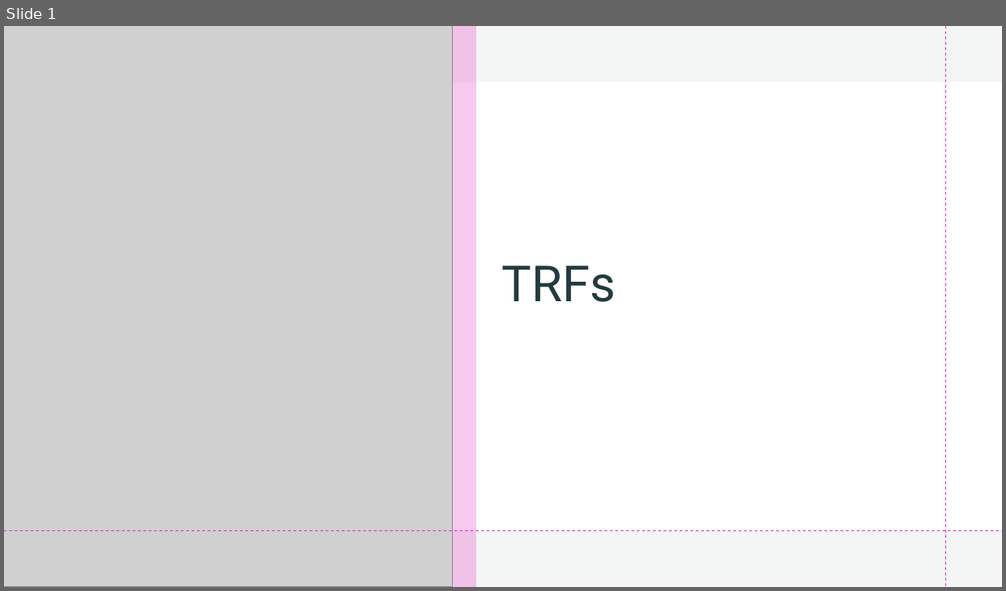
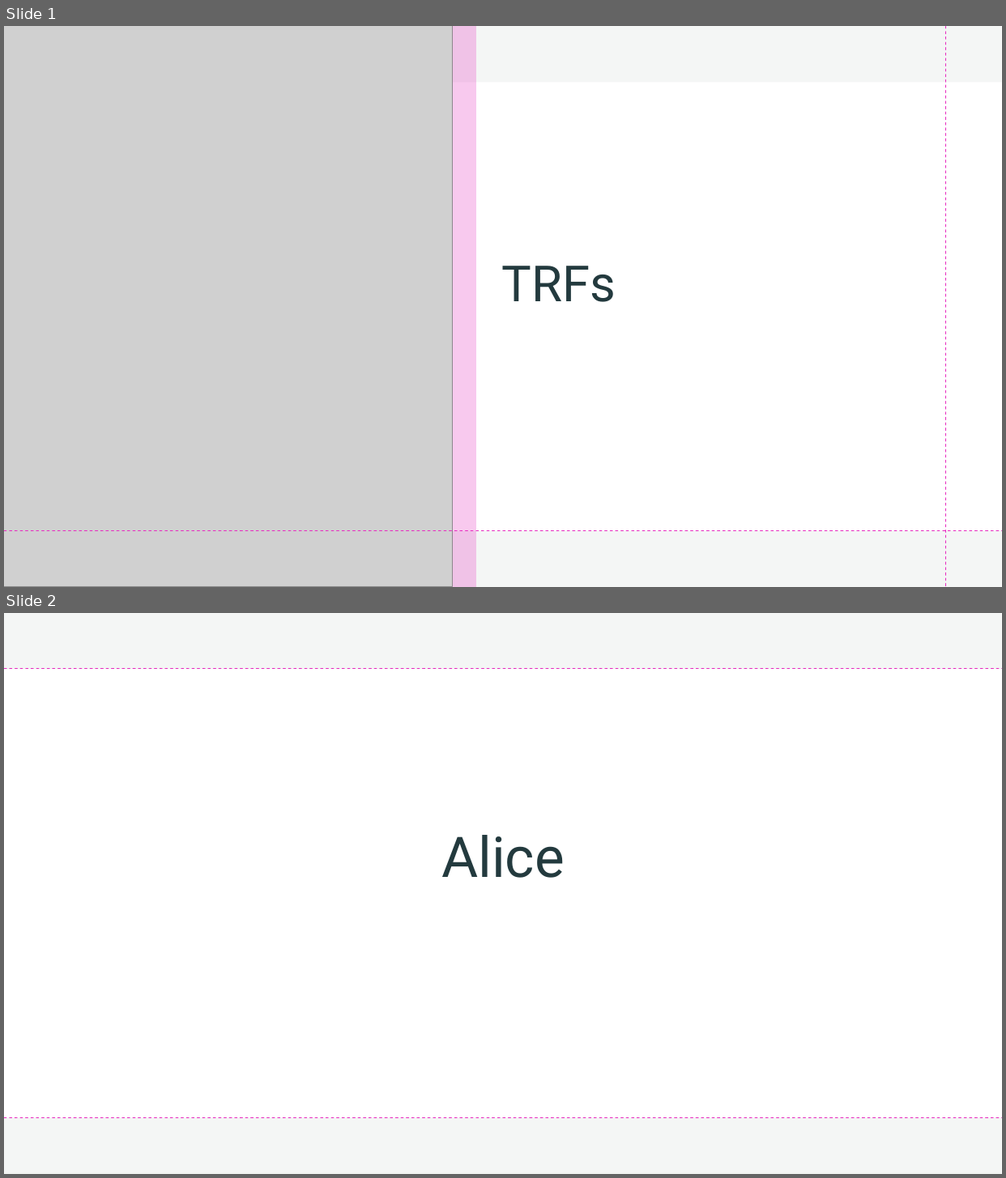
Before and after one commit to jeonghwa-cho/trf, a slide deck: eelbrain_TRFs.pptx. Shown one above the other, each under a label of ours: slide 1 before the commit, slides 1 and 2 after it. The pictures are 1006x591 and 1006x1178 pixels, drawn with LibreOffice and Linux fonts; fonts in the diff are those of the drawing; grey boxes stand for pictures. Boxes give left, top, right and bottom in pixels: in the first picture for what was removed or moved away, otherwise in the second. Text is boxed around its words. In the diff, an @@ line names an element or a change of style, - is before the commit and + after.

Commit message:
more Alice trfs & time shifting

```diff
--- a/eelbrain_TRFs.pptx
+++ b/eelbrain_TRFs.pptx
@@ slide 2 added at <box>4,613,1002,1174</box>, background #FFFFFF @@
@@ rectangle added at <box>4,613,1002,1174</box>, fill #E2E8E3 at 35% opacity @@
@@ rectangle added at <box>4,613,1002,1173</box>, fill #FFFFFF @@
@@ rectangle added at <box>4,613,1002,1174</box>, fill #E2E8E3 at 35% opacity @@
@@ rectangle added at <box>4,669,1002,1118</box>, fill #FFFFFF @@
@@ line added from (4, 668) to (1002, 668), #E729BF 0.75 pt dashed @@
@@ rectangle added at <box>126,671,1002,1115</box>, fill #FFFFFF @@
@@ title added at <box>441,835,565,878</box>, 54 pt, text #233A3E @@
+Alice
@@ line added from (4, 1118) to (1002, 1118), #E729BF 0.75 pt dashed @@
```
Also in this commit, not shown: 5 other slides added.
